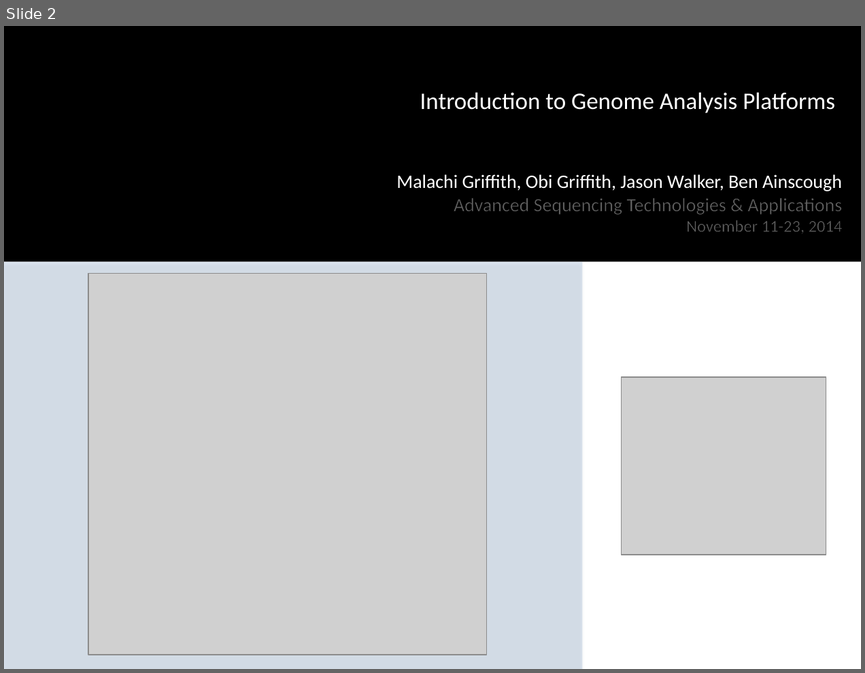
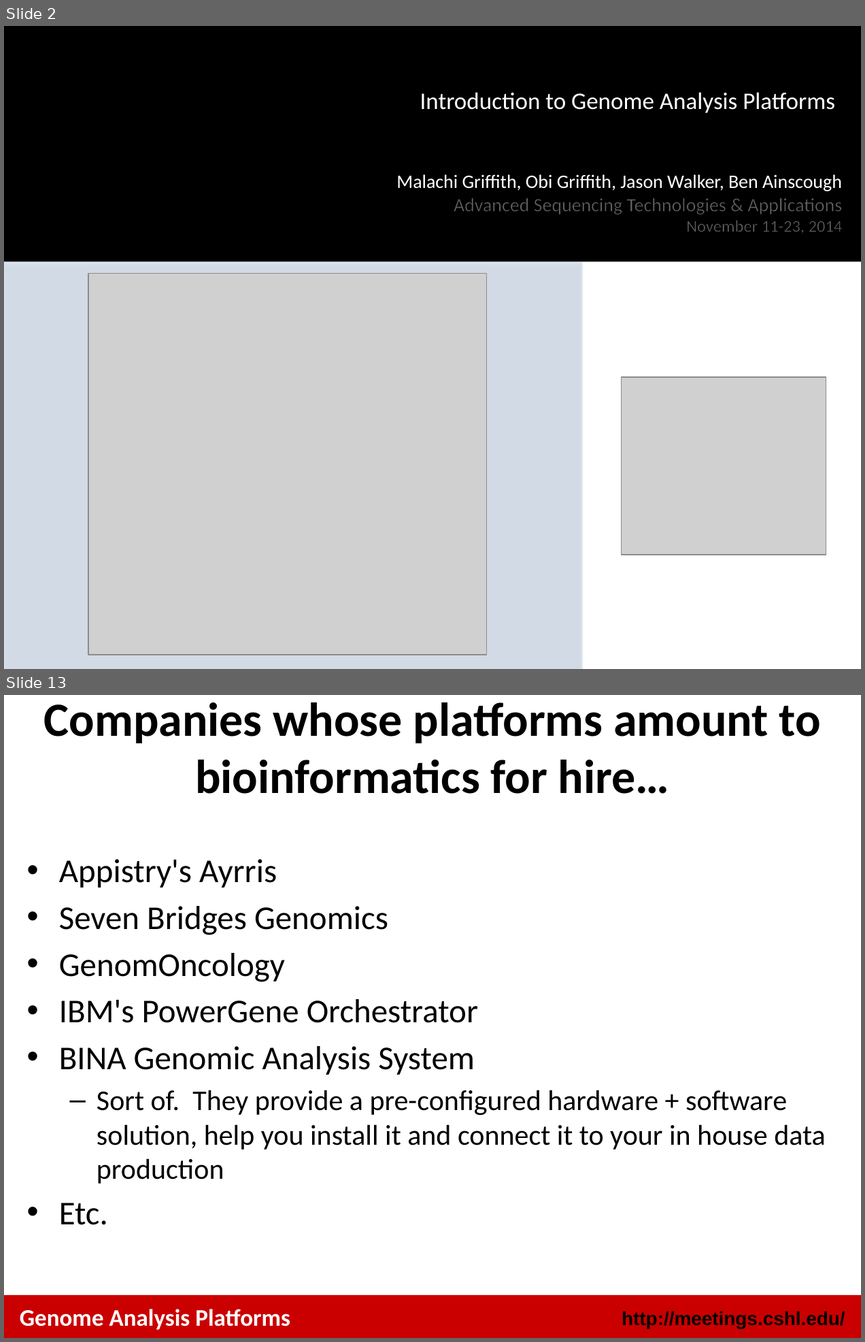
Before and after one commit to griffithlab/rnaseq_tutorial_wiki, a slide deck: LectureFiles/cshl/2014/GenomeAnalysisPlatforms.pptx. Shown one above the other, each under a label of ours: slide 2 before the commit, slides 2 and 13 after it; the slides between them are not shown. The pictures are 865x673 and 865x1342 pixels, drawn with LibreOffice and Linux fonts; fonts in the diff are those of the drawing; grey boxes stand for pictures; background and template pictures are left out. Boxes give left, top, right and bottom in pixels: in the first picture for what was removed or moved away, otherwise in the second. Text is boxed around its words. In the diff, an @@ line names an element or a change of style, - is before the commit and + after.

```diff
--- a/LectureFiles/cshl/2014/GenomeAnalysisPlatforms.pptx
+++ b/LectureFiles/cshl/2014/GenomeAnalysisPlatforms.pptx
@@ slide 13 added at box(4, 695, 861, 1338), background #FFFFFF @@
@@ title added at box(44, 702, 821, 794), 40 pt, text #000000, bold @@
+Companies whose platforms amount to bioinformatics for hire…
@@ text added at box(59, 859, 825, 1225), 24 pt, text #000000 @@
+• Appistry's Ayrris
+• Seven Bridges Genomics
+• GenomOncology
+• IBM's PowerGene Orchestrator
+• BINA Genomic Analysis System
+  – Sort of. They provide a pre-configured hardware + software solution, help you install it and connect it to your in house data production
+• Etc.
@@ rectangle added at box(4, 1295, 861, 1338), fill #CA0000 @@
@@ text added at box(20, 1308, 290, 1329), 20 pt, text #FFFFFF, bold @@
+Genome Analysis Platforms
@@ text added at box(621, 1310, 845, 1328), 16 pt, text #000000, bold @@
+http://meetings.cshl.edu/
```
Also in this commit, not shown: 15 slides changed, 2 slides removed.
